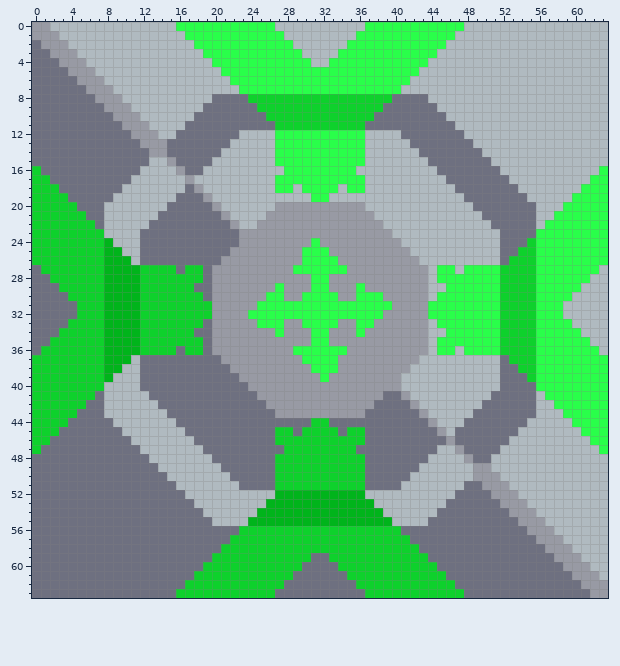
A pixel-art sprite gets an edit: sprites/blocks/defense/szmaragdowy-przyspieszacz.png. Above is the file before it was changed.
The file is 64x64 pixels.
Now the later version:
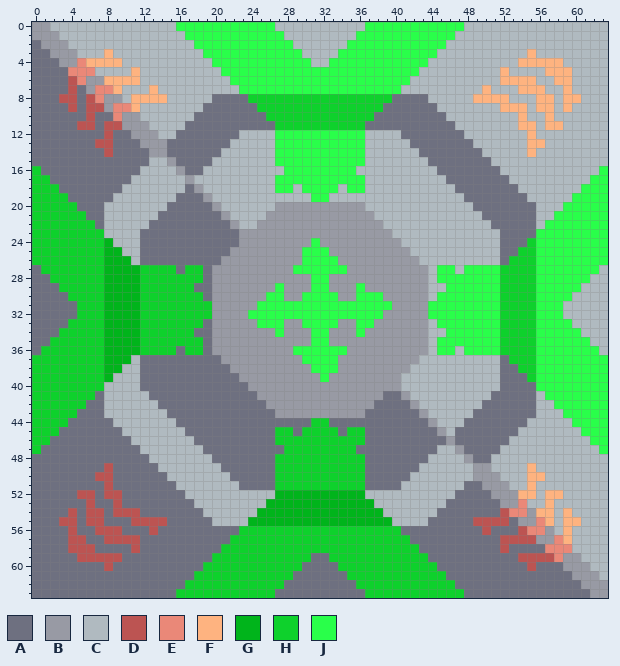
Palette (. is transparent): A #6e7080  B #989aa4  C #b0bac0  D #bc5452  E #ea8878  F #feb380  G #00b41b  H #0ed12c  J #29ff4a
From old to new:
y 3: x 8 C -> F; x 55 C -> F
y 4: x 5..9 BCCCC -> EFFFF; x 54..58 CCCCC -> FFFFF
y 5: x 4..6 BBB -> EEE; x 11 C -> F; x 52 C -> F; x 57..59 CCC -> FFF
y 6: x 4..5 AB -> DE; x 8..11 CCCC -> FFFF; x 52..55 CCCC -> FFFF; x 58..59 CC -> FF
y 7: x 4 A -> D; x 7..9 BBC -> EEF; x 13 C -> F; x 50 C -> F; x 54..56 CCC -> FFF; x 59 C -> F
y 8: x 3..4 AA -> DD; x 6..7 AB -> DE; x 11..14 CCCC -> FFFF; x 49..52 CCCC -> FFFF; x 56..57 CC -> FF; x 59..60 CC -> FF
y 9: x 4 A -> D; x 6..7 AA -> DD; x 9..11 BBC -> EEF; x 52..54 CCC -> FFF; x 56..57 CC -> FF; x 59 C -> F
y 10: x 6 A -> D; x 9 B -> E; x 54 C -> F; x 57 C -> F
y 11: x 5..6 AA -> DD; x 8..9 AA -> DD; x 54..55 CC -> FF; x 57..58 CC -> FF
y 12: x 8 A -> D; x 55 C -> F
y 13: x 7..8 AA -> DD; x 55..56 CC -> FF
y 14: x 8 A -> D; x 55 C -> F
y 49: x 8 A -> D; x 55 C -> F
y 50: x 7..8 AA -> DD; x 55..56 CC -> FF
y 51: x 8 A -> D; x 55 C -> F
y 52: x 5..6 AA -> DD; x 8..9 AA -> DD; x 54..55 CC -> FF; x 57..58 CC -> FF
y 53: x 6 A -> D; x 9 A -> D; x 54 B -> E; x 57 C -> F
y 54: x 4 A -> D; x 6..7 AA -> DD; x 9..11 AAA -> DDD; x 52..54 ABB -> DEE; x 56..57 CC -> FF; x 59 C -> F
y 55: x 3..4 AA -> DD; x 6..7 AA -> DD; x 11..14 AAAA -> DDDD; x 49..52 AAAA -> DDDD; x 56..57 BC -> EF; x 59..60 CC -> FF
y 56: x 4 A -> D; x 7..9 AAA -> DDD; x 13 A -> D; x 50 A -> D; x 54..56 ABB -> DEE; x 59 C -> F
y 57: x 4..5 AA -> DD; x 8..11 AAAA -> DDDD; x 52..55 AAAA -> DDDD; x 58..59 BC -> EF
y 58: x 4..6 AAA -> DDD; x 11 A -> D; x 52 A -> D; x 57..59 BBB -> EEE
y 59: x 5..9 AAAAA -> DDDDD; x 54..58 AAAAB -> DDDDE
y 60: x 8 A -> D; x 55 A -> D
Boxes around the changes in both pictures, in picture pixels (x1, y1, x2, y2):
changed: (59, 49, 167, 157)
changed: (473, 49, 581, 157)
changed: (59, 463, 167, 571)
changed: (473, 463, 581, 571)
